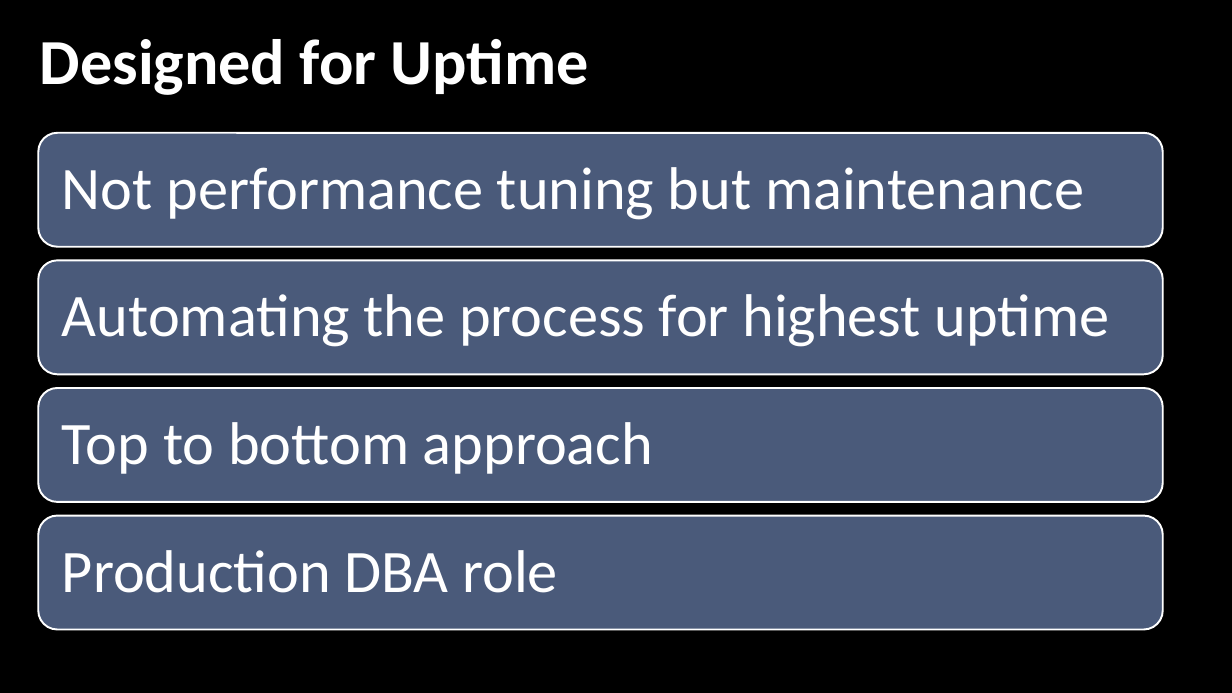
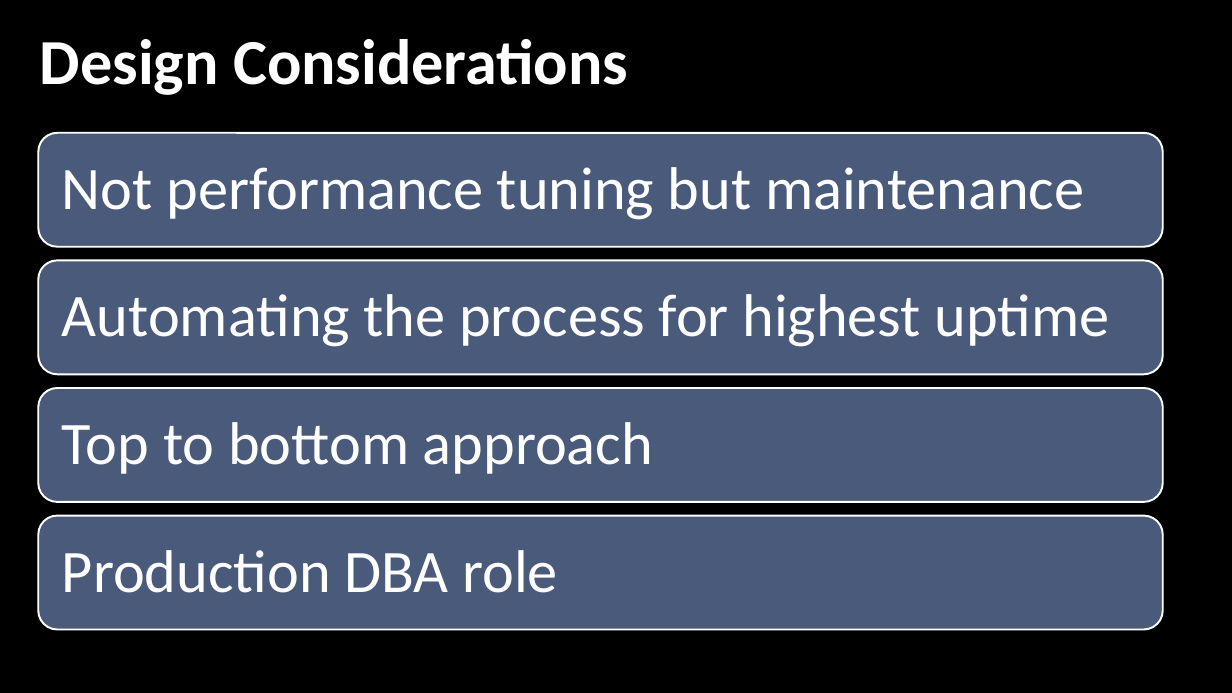
Before and after one commit to hedaprakash/SmartReindexing, a slide deck: slide 8 of Re-Indexing - The quest of ultimate automation.pptx. Drawn at 1232x693 pixels with LibreOffice and Linux fonts; fonts in the diff are those of the drawing; background and template pictures are left out. Boxes give left, top, right and bottom in pixels: in the first picture for what was removed or moved away, otherwise in the second. Text is boxed around its words. In the diff, an @@ line names an element or a change of style, - is before the commit and + after.

```diff
--- a/Re-Indexing - The quest of ultimate automation.pptx
+++ b/Re-Indexing - The quest of ultimate automation.pptx
@@ text in rectangle at (40, 39, 628, 95): text changed @@
-Designed for Uptime
+Design Considerations
```
Also in this commit, not shown: 2 other slides changed.
